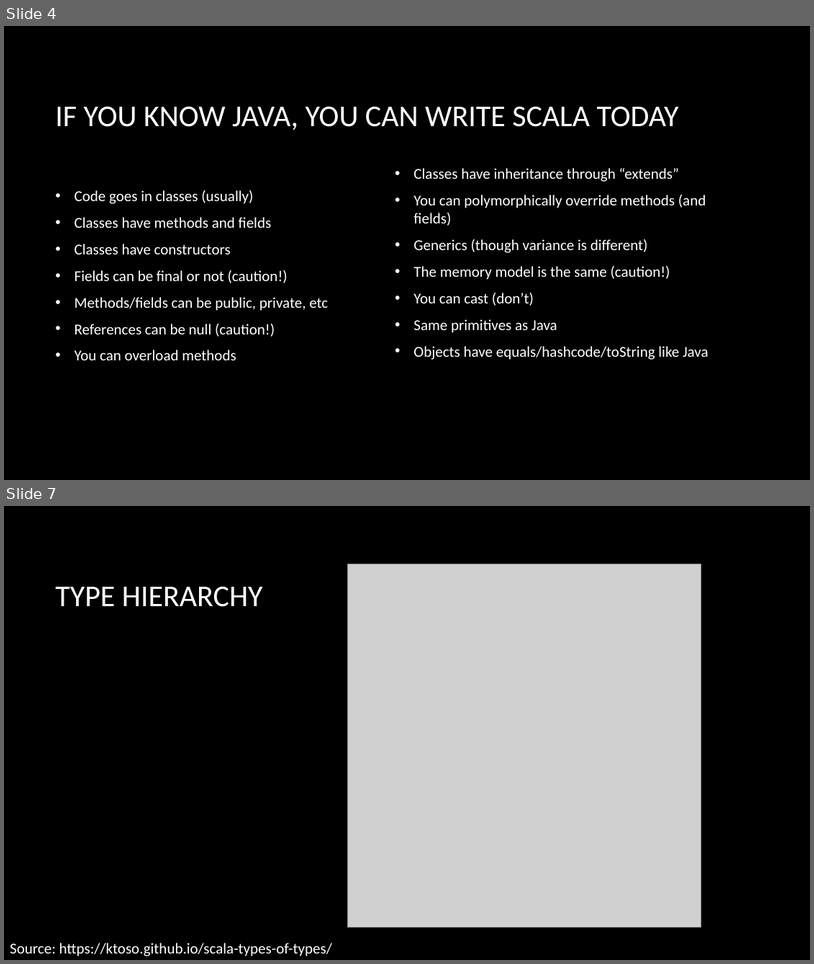
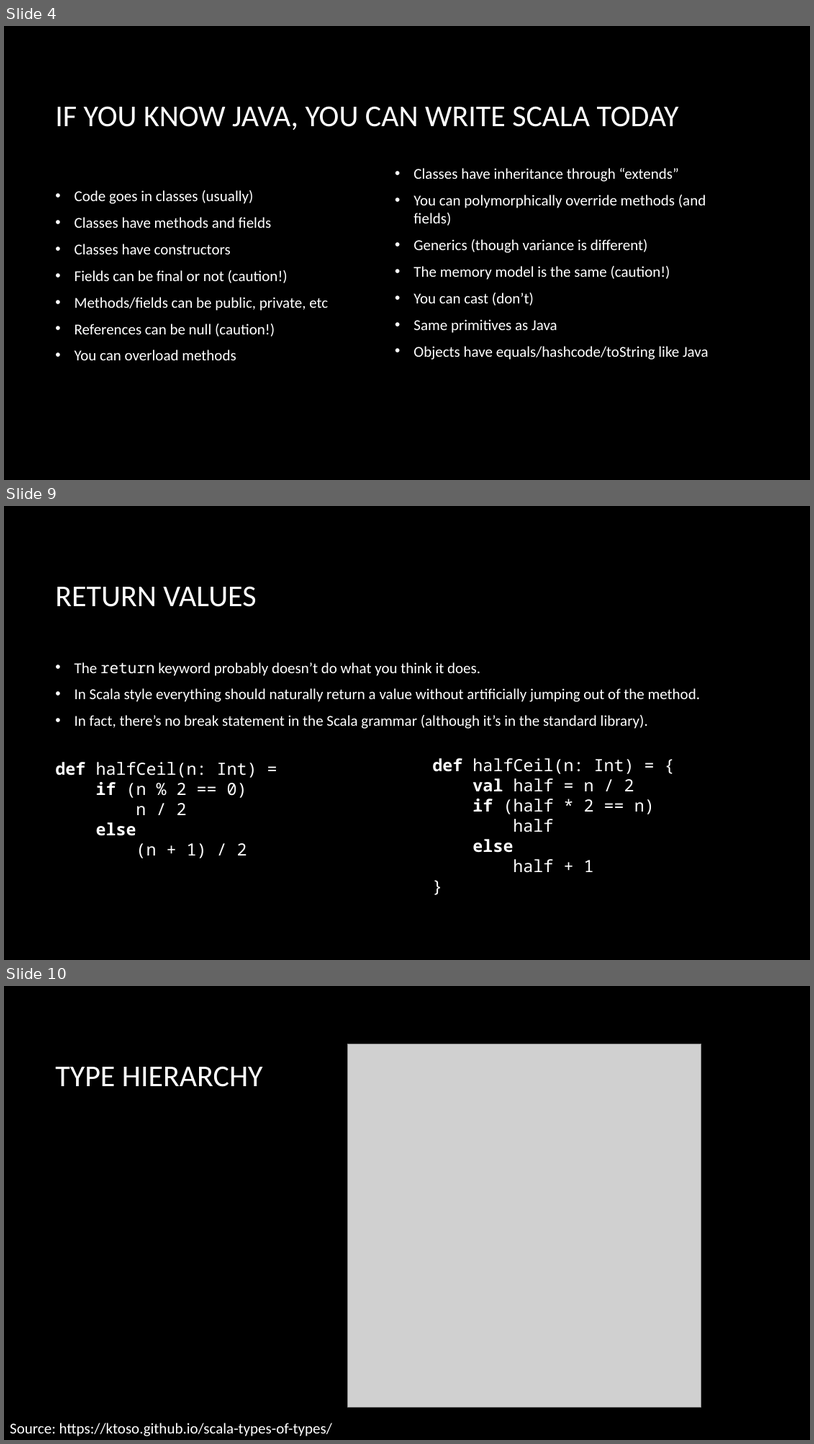
Before and after one commit to briangordon/scala-demo, a slide deck: scala-demo.pptx. Shown one above the other, each under a label of ours: slides 4 and 7 before the commit, slides 4, 9 and 10 after it; the slides between them are not shown. The pictures are 814x964 and 814x1444 pixels, drawn with LibreOffice and Linux fonts; fonts in the diff are those of the drawing; grey boxes stand for pictures; background and template pictures are left out. Boxes give left, top, right and bottom in pixels: in the first picture for what was removed or moved away, otherwise in the second. Text is boxed around its words. In the diff, an @@ line names an element or a change of style, - is before the commit and + after.

```diff
--- a/scala-demo.pptx
+++ b/scala-demo.pptx
@@ slide 9 added at (x1=4, y1=506, x2=810, y2=960), background picture (left out) @@
@@ title added at (x1=55, y1=586, x2=256, y2=607), 36 pt, text #FFFFFF @@
+RETURN VALUES
@@ text added at (x1=55, y1=662, x2=700, y2=858), 18 pt, text #FFFFFF @@
+• The return keyword probably doesn’t do what you think it does.
+• In Scala style everything should naturally return a value without artificially jumping out of the method.
+• In fact, there’s no break statement in the Scala grammar (although it’s in the standard library).
+def halfCeil(n: Int) =
+if (n % 2 == 0)
+n / 2
+else
+(n + 1) / 2
@@ text added at (x1=432, y1=758, x2=655, y2=872), 20 pt, text #FFFFFF @@
+def halfCeil(n: Int) = {
+val half = n / 2
+if (half * 2 == n)
+half
+else
+half + 1
+}
@@ what was slide 7 is now slide 10 @@
```
Also in this commit, not shown: 6 slides changed, 14 other slides added, 6 other files.
